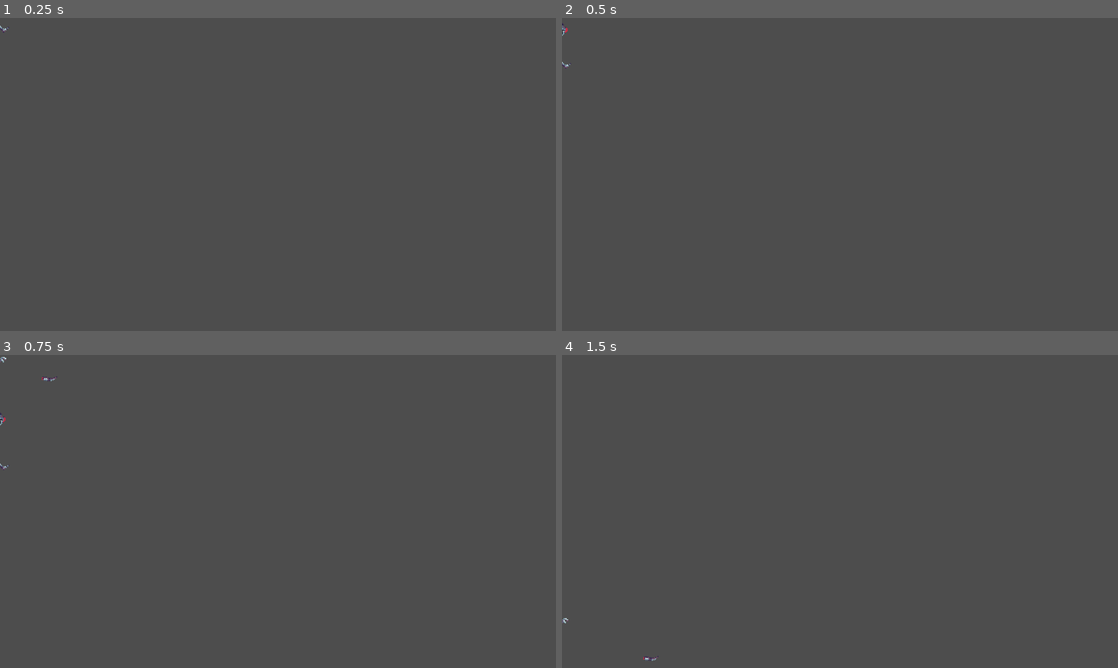
Above: before the commit, frames 1-4 (two rows, left to right).
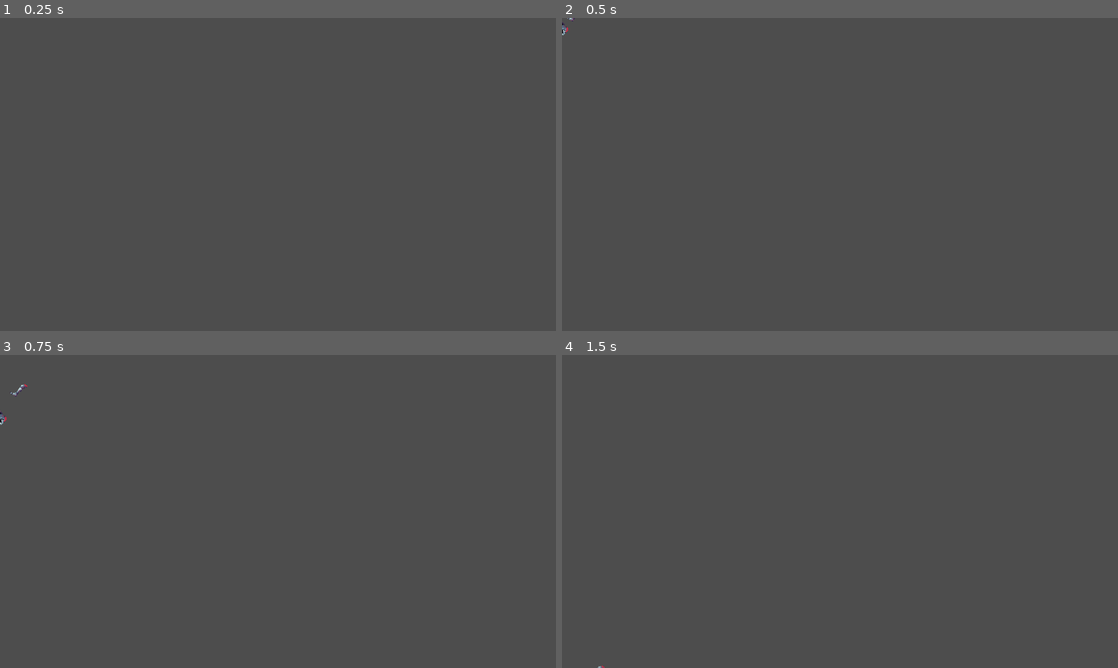
Above: after the commit, the same moments.

Repository: Rip50/RogueType
Game: Godot game, scene res://scenes/enemies/zombie_explosion.tscn
Two runs of this game, one before a commit and one after it. Both use one fixed random seed, a clock stepped at 60 frames per second and the inputs below. This scene is started directly instead of the project's main scene.
Inputs:
- Up to frame 1 (0.25 s): no input
- Up to frame 2 (0.5 s): no input
- Up to frame 3 (0.75 s): tap Enter at 0.5 s; hold Right (move_right) from 0.53 s (still down); hold Space (attack) from 0.53 s (still down)
- Up to frame 4 (1.5 s): release Right (move_right) at 1.28 s; release Space (attack) at 1.28 s; tap Space (attack) at 1.35 s

The runs differ from the first frame. In frame 1, less than 0.1% of the frame differs, in the area x 0-2%, y 2-5%; in frame 2, less than 0.1%; in frame 3, 0.1%, in the area x 0-11%, y 0-37%; in frame 4, less than 0.1%.

Commit message:
zombie_explosion adjustments

Diff:
--- a/scenes/enemies/zombie_explosion.gd
+++ b/scenes/enemies/zombie_explosion.gd
@@ -12,7 +12,8 @@
 			continue
 
 		var distance_to_explosion = child.global_position.distance_to(explosion_center)
-		var direction = (child.global_position - explosion_center).normalized()
+		var randomized_child_position = child.global_position + Vector2(randf_range(-5.0, 5.0), randf_range(-5.0, 5.0))
+		var direction = (randomized_child_position - explosion_center).normalized()
 		var force_magnitude = distance_to_explosion * randf_range(1, 10) # Example force calculation
 		var force = direction * force_magnitude
 
--- a/scenes/enemies/zombie_explosion.tscn
+++ b/scenes/enemies/zombie_explosion.tscn
@@ -4,7 +4,7 @@
 [ext_resource type="Texture2D" uid="uid://upj8yku33l1a" path="res://art/zombie-explosion-sheet.png" id="2_g7qwg"]
 
 [sub_resource type="RectangleShape2D" id="RectangleShape2D_msyy5"]
-size = Vector2(26.8283, 12.0516)
+size = Vector2(27.1629, 11.6801)
 
 [sub_resource type="RectangleShape2D" id="RectangleShape2D_nljyr"]
 size = Vector2(31.4592, 8.98884)
@@ -26,6 +26,7 @@
 script = ExtResource("1_bjxlm")
 
 [node name="Part1" type="RigidBody2D" parent="."]
+position = Vector2(-16, -2)
 collision_layer = 0
 max_contacts_reported = 10
 contact_monitor = true
@@ -33,15 +34,18 @@
 [node name="Sprite2D" type="Sprite2D" parent="Part1"]
 scale = Vector2(2.3, 2.3)
 texture = ExtResource("2_g7qwg")
+flip_h = true
 region_enabled = true
 region_rect = Rect2(2, 3, 11, 10)
 
 [node name="CollisionShape2D" type="CollisionShape2D" parent="Part1"]
-position = Vector2(2.9802e-08, -2)
-rotation = -0.733197
+position = Vector2(4.90248e-06, -2.25)
+rotation = -2.43317
 shape = SubResource("RectangleShape2D_msyy5")
 
 [node name="Part2" type="RigidBody2D" parent="."]
+position = Vector2(5, 11)
+rotation = 1.34348
 collision_layer = 0
 max_contacts_reported = 10
 contact_monitor = true
@@ -50,12 +54,13 @@
 rotation = -0.742397
 scale = Vector2(2.3, 2.3)
 texture = ExtResource("2_g7qwg")
+flip_h = true
 region_enabled = true
 region_rect = Rect2(19, 1, 10, 14)
 
 [node name="CollisionShape2D" type="CollisionShape2D" parent="Part2"]
-position = Vector2(0, 2)
-rotation = 0.648822
+position = Vector2(1.19964, -0.748915)
+rotation = 0.987617
 shape = SubResource("RectangleShape2D_nljyr")
 
 [node name="Part3" type="RigidBody2D" parent="."]
@@ -77,6 +82,7 @@
 shape = SubResource("CircleShape2D_bc1n6")
 
 [node name="Part4" type="RigidBody2D" parent="."]
+visible = false
 position = Vector2(17, 9)
 collision_layer = 0
 max_contacts_reported = 10
@@ -96,6 +102,7 @@
 shape = SubResource("RectangleShape2D_cl7be")
 
 [node name="Part5" type="RigidBody2D" parent="."]
+visible = false
 position = Vector2(-17, 8)
 collision_layer = 0
 
